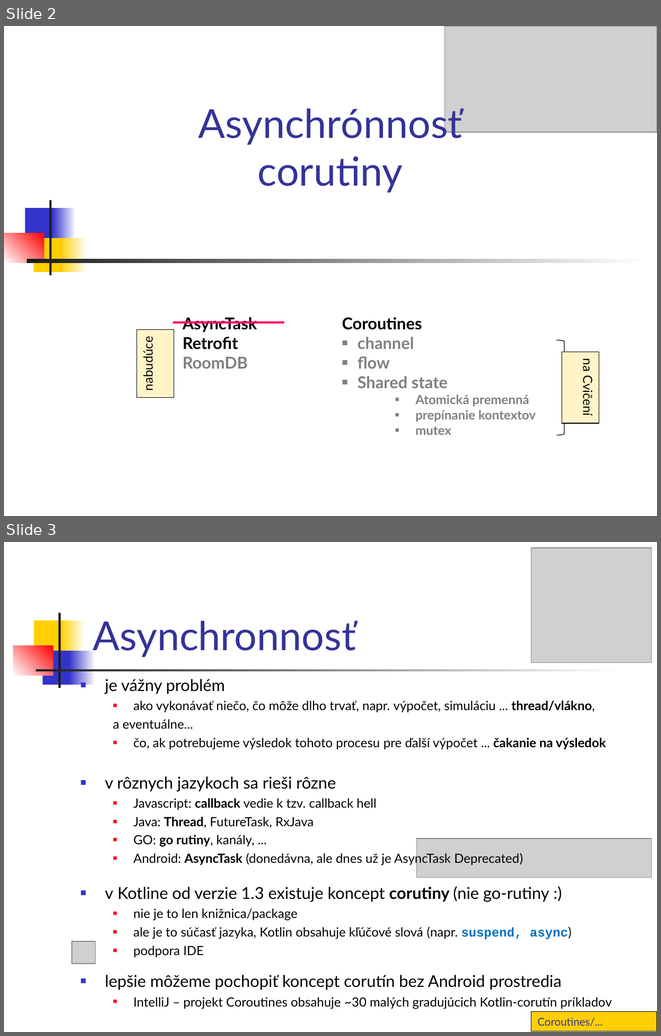
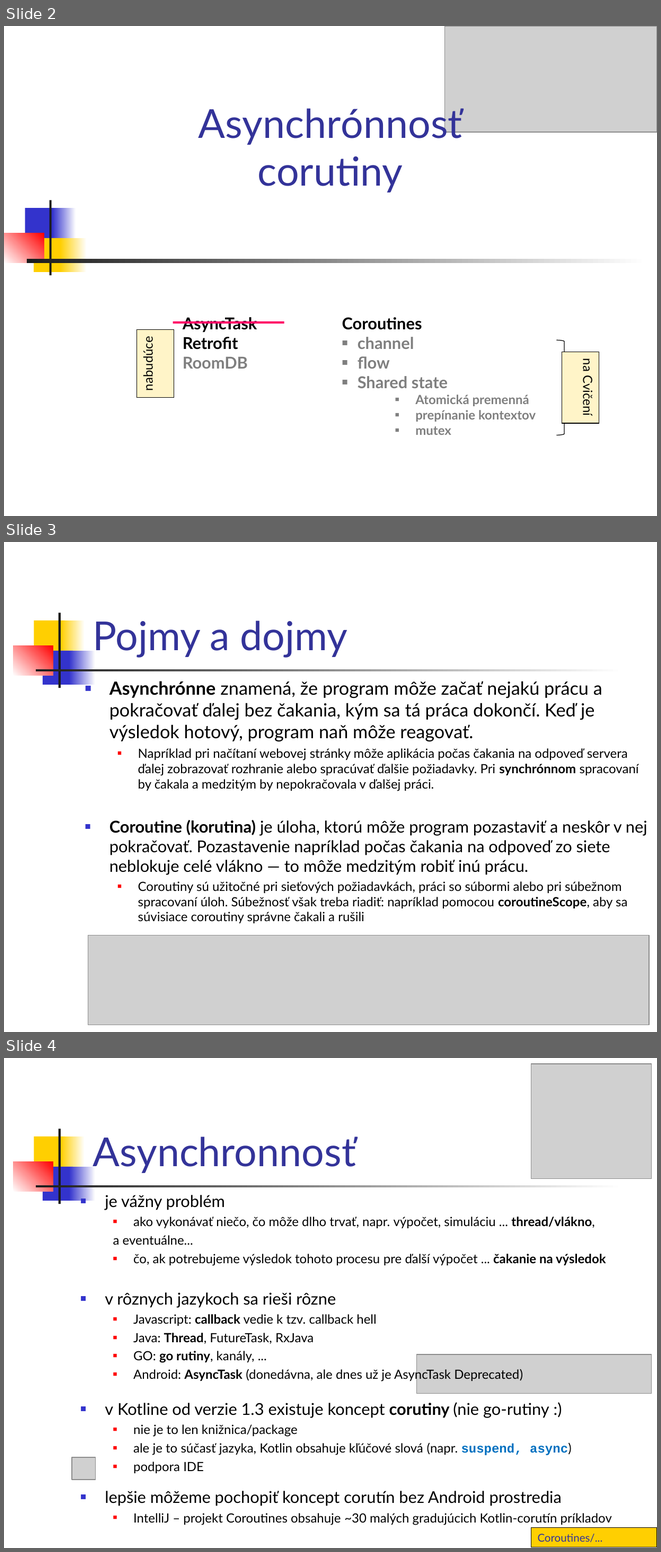
Before and after one commit to vmandro/Prednasky, a slide deck: 10/10_Android.ppt. Shown one above the other, each under a label of ours: slides 2 and 3 before the commit, slides 2, 3 and 4 after it. The pictures are 661x1036 and 661x1552 pixels, drawn with LibreOffice and Linux fonts; fonts in the diff are those of the drawing; grey boxes stand for pictures. Boxes give left, top, right and bottom in pixels: in the first picture for what was removed or moved away, otherwise in the second. Text is boxed around its words. In the diff, an @@ line names an element or a change of style, - is before the commit and + after.

```diff
--- a/10/10_Android.ppt
+++ b/10/10_Android.ppt
@@ slide 3 added at <box>4,542,657,1032</box>, background #FFFFFF; not listed: 7 template elements that a slide beside it also shows @@
@@ title added at <box>93,620,347,657</box>, 44 pt, text #333399 @@
+Pojmy a dojmy
@@ text added at <box>109,681,647,923</box>, 14 pt, text #000000 @@
+■ Asynchrónne znamená, že program môže začať nejakú prácu a pokračovať ďalej bez čakania, kým sa tá práca dokončí. Keď je výsledok hotový, program naň môže reagovať.
+  ■ Napríklad pri načítaní webovej stránky môže aplikácia počas čakania na odpoveď servera ďalej zobrazovať rozhranie alebo spracúvať ďalšie požiadavky. Pri synchrónnom spracovaní by čakala a medzitým by nepokračovala v ďalšej práci.
+■ Coroutine (korutina) je úloha, ktorú môže program pozastaviť a neskôr v nej pokračovať. Pozastavenie napríklad počas čakania na odpoveď zo siete neblokuje celé vlákno — to môže medzitým robiť inú prácu.
+  ■ Coroutiny sú užitočné pri sieťových požiadavkách, práci so súbormi alebo pri súbežnom spracovaní úloh. Súbežnosť však treba riadiť: napríklad pomocou coroutineScope, aby sa súvisiace coroutiny správne čakali a rušili
@@ picture added at <box>88,935,649,1024</box> @@
@@ what was slide 3 is now slide 4 @@
```
Also in this commit, not shown: 8 slides changed, 9 other slides added, 4 other files.
